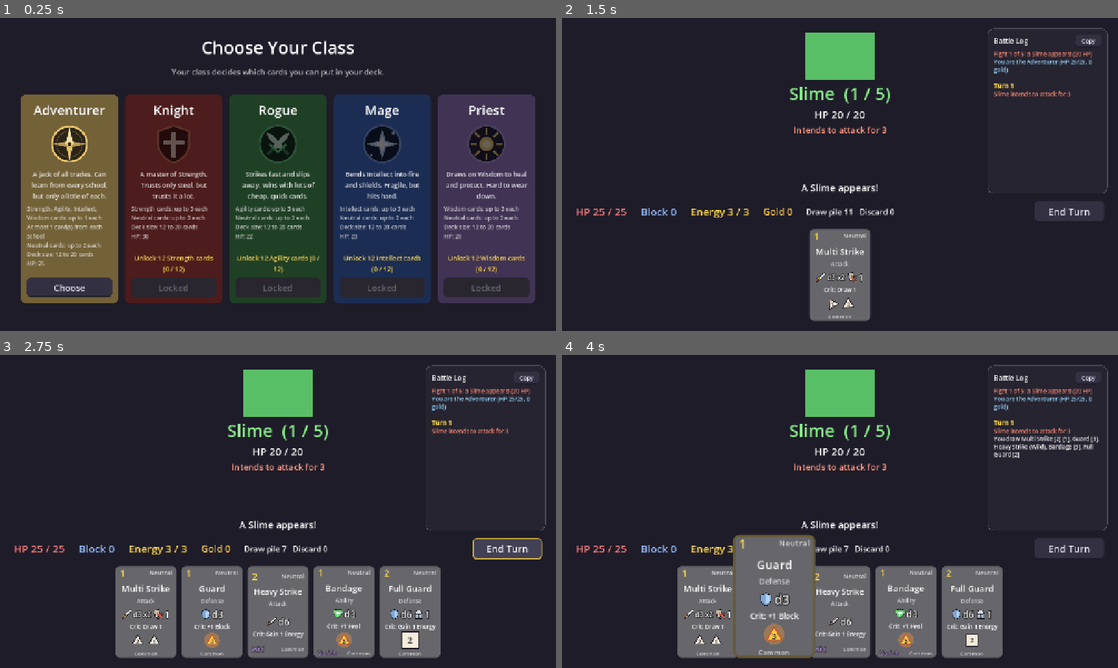
Above: before the commit, frames 1-4 (two rows, left to right).
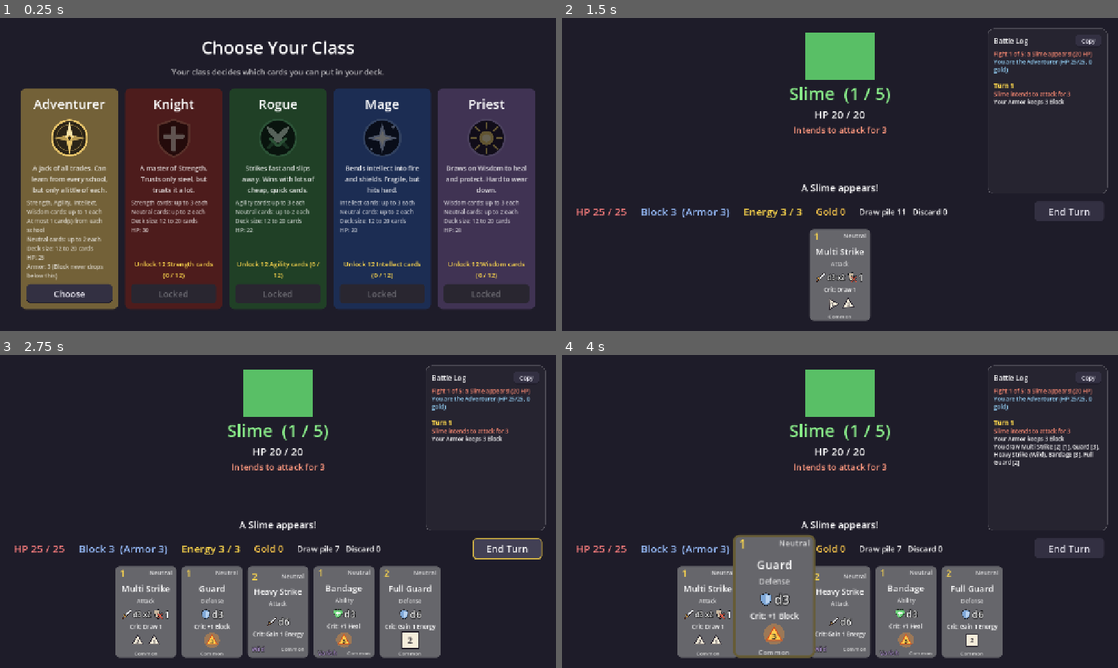
Above: after the commit, the same moments.

Repository: DustyOBrien/card-game
Game: Godot game, scene res://scenes/character_select.tscn
The game is run twice, just before and just after one commit, with the same random seed, the same clock (stepped at 60 frames per second) and the same inputs.
Inputs (mouse positions are in pixels of both pictures, inside the frame that each line leads up to):
- Up to frame 1 (0.25 s): no input
- Up to frame 2 (1.5 s): click "Choose" at 0.5 s; click "Start Battle →" at 1.25 s
- Up to frame 3 (2.75 s): click "End Turn" at 2 s
- Up to frame 4 (4 s): click (706, 611) at 2.75 s; click (773, 611) at 3.52 s

The runs differ from the first frame. In frame 1, 19% of the frame differs, in the area x 3-97%, y 22-94%; in frame 2, 0.8%; in frame 3, 1.0%; in frame 4, 1.3%.

Commit message:
Make Armor a class stat instead of a card effect
Adventurer has 3 Armor. The card Armor column is removed.

Co-Authored-By: Claude Opus 5.5 (1M context) <noreply@anthropic.com>
Claude-Session: https://claude.ai/code/session_01CUVK6GvsHNmAo5aDb8Qykf

Diff:
--- a/cards/full_guard.tres
+++ b/cards/full_guard.tres
@@ -9,9 +9,8 @@
 types = 2
 attack = PackedStringArray()
 block = "d6"
-armor = 1
 critical = "Gain 1 Energy"
 copies = 2
 class_only = PackedStringArray()
-effect = "Gain d6 Block. Gain 1 Armor. Critical: Gain 1 Energy."
+effect = "Gain d6 Block. Critical: Gain 1 Energy."
 color = Color(0.4, 0.4, 0.42, 1)
--- a/classes/adventurer.tres
+++ b/classes/adventurer.tres
@@ -11,6 +11,7 @@
 color = Color(0.45, 0.38, 0.22, 1)
 sort_order = 0
 max_hp = 25
+armor = 3
 starts_unlocked = true
 max_copies = 1
 max_cards_per_school = 1
--- a/data/cards.csv
+++ b/data/cards.csv
@@ -1,8 +1,8 @@
-Card,Copies,Name,Cost,School · Card School · Card School,Typ …(208 unchanged characters)… t Defense Bonus,Energy,Lose HP,Critical,Armor,Wild,Vanish
-Strike,2,Strike,1,Neutral,Attack,,Common,TRUE,Deal d3 Damage,d3,0,0,0,0,0,0,0,FALSE,0,0,0,0,0,+1 Damage,0,FALSE,FALSE
-Guard,2,Guard,1,Neutral,Defense,,Common,TRUE,Gain d3 Block,0,0,0,d3,0,0,0,0,FALSE,0,0,0,0,0,+1 Block,0,FALSE,FALSE
-Multi Strike,1,Multi Strike,1,Neutral,Attack,,Common,TRUE,Deal d3x2 Damage,d3,d3,0,0,0,0,0,1,FALSE,0,0,0,0,0,Draw 1,0,FALSE,FALSE
-Bandage,2,Bandage,1,Neutral,Ability,,Common,TRUE,Heal d3,0,0,0,0,0,d3,0,0,FALSE,0,0,0,0,0,+1 Heal,0,FALSE,TRUE
-Master of None,1,Master of None,0,Neutral,Ability,Adventurer,Common,TRUE,add +1 to your next die roll,0,0,0,0,0,0,0,0,FALSE,1,0,0,0,0,-,0,FALSE,FALSE
-Heavy Strike,2,Heavy Strike,2,Neutral,Attack,,Common,TRUE,,d6,0,0,0,0,0,0,0,FALSE,0,0,0,0,0,Gain 1 Energy,0,TRUE,FALSE
-Full Guard,2,Full Guard,2,Neutral,Defense,,Common,TRUE,,0,0,0,d6,0,0,0,0,FALSE,0,0,0,0,0,Gain 1 Energy,1,FALSE,FALSE
+Card,Copies,Name,Cost,School · Card School · Card School,Typ …(208 unchanged characters)… t Defense Bonus,Energy,Lose HP,Critical,Wild,Vanish
+Strike,2,Strike,1,Neutral,Attack,,Common,TRUE,Deal d3 Damage,d3,0,0,0,0,0,0,0,FALSE,0,0,0,0,0,+1 Damage,FALSE,FALSE
+Guard,2,Guard,1,Neutral,Defense,,Common,TRUE,Gain d3 Block,0,0,0,d3,0,0,0,0,FALSE,0,0,0,0,0,+1 Block,FALSE,FALSE
+Multi Strike,1,Multi Strike,1,Neutral,Attack,,Common,TRUE,Deal d3x2 Damage,d3,d3,0,0,0,0,0,1,FALSE,0,0,0,0,0,Draw 1,FALSE,FALSE
+Bandage,2,Bandage,1,Neutral,Ability,,Common,TRUE,Heal d3,0,0,0,0,0,d3,0,0,FALSE,0,0,0,0,0,+1 Heal,FALSE,TRUE
+Master of None,1,Master of None,0,Neutral,Ability,Adventurer,Common,TRUE,add +1 to your next die roll,0,0,0,0,0,0,0,0,FALSE,1,0,0,0,0,-,FALSE,FALSE
+Heavy Strike,2,Heavy Strike,2,Neutral,Attack,,Common,TRUE,,d6,0,0,0,0,0,0,0,FALSE,0,0,0,0,0,Gain 1 Energy,TRUE,FALSE
+Full Guard,2,Full Guard,2,Neutral,Defense,,Common,TRUE,,0,0,0,d6,0,0,0,0,FALSE,0,0,0,0,0,Gain 1 Energy,FALSE,FALSE
--- a/icons/armor.svg
+++ /dev/null
@@ -1,8 +0,0 @@
-<svg xmlns="http://www.w3.org/2000/svg" width="64" height="64" viewBox="0 0 64 64">
-  <!-- Armor: a knight's helmet. -->
-  <path d="M10 34 C10 16 20 6 32 6 C44 6 54 16 54 34 L54 58 L10 58 Z"
-        fill="#a9b2bd" stroke="#10151c" stroke-width="3" stroke-linejoin="round"/>
-  <path d="M32 6 C24 6 17 12 15 22 L15 34 L49 34 L49 22 C47 12 40 6 32 6 Z" fill="#d3d9e0"/>
-  <rect x="13" y="30" width="38" height="7" rx="2" fill="#10151c"/>
-  <path d="M30 37 L34 37 L34 58 L30 58 Z" fill="#10151c"/>
-</svg>
--- a/scripts/battle.gd
+++ b/scripts/battle.gd
@@ -89,7 +89,8 @@
 	game_over = false
 	game_over_screen.visible = false
 	GameState.ensure_ready()
-	player.max_hp = GameState.character_class.max_hp  # Each class has its own HP.
+	player.max_hp = GameState.character_class.max_hp  # Each class has its own HP...
+	player.armor = GameState.character_class.armor  # ...and Armor.
 	player.reset()
 	if GameState.run_hp > 0:
 		player.hp = GameState.run_hp  # Later fights in a run keep the HP you had left.
@@ -279,9 +280,6 @@
 	if result.block > 0:
 		player.gain_block(result.block)
 		battle_log.add("You gain %d Block (Block %d)" % [result.block, player.block])
-	if card.armor > 0:
-		player.gain_armor(card.armor)
-		battle_log.add("You gain %d Armor (Armor %d, Block %d)" % [card.armor, player.armor, player.block])
 	if card.has_type(CardData.CardType.DEFENSE):
 		next_defense_bonus = 0  # A Defense card uses up the waiting block bonus (Brace).
 	if result.heal > 0:
@@ -391,8 +389,6 @@
 		lines.append("Gain %s Block" % range_text(outcome_range(outcomes, "block")))
 	if outcomes[1].heal > 0:
 		lines.append("Heal %s HP" % range_text(outcome_range(outcomes, "heal")))
-	if card.armor > 0:
-		lines.append("Gain %d Armor" % card.armor)
 	if card.energy > 0:
 		lines.append("Gain %d Energy" % card.energy)
 	if card.lose_hp > 0:
@@ -554,8 +550,8 @@
 		var high := maxi(mini(player.hp + heal.y, player.max_hp) - card.lose_hp, 0)
 		player_hp_label.text = "HP %d → %s / %d" % [player.hp, range_text(Vector2i(low, high)), player.max_hp]
 		player_hp_label.modulate = PREVIEW_COLOR
-	if outcomes[1].block > 0 or card.armor > 0:
-		var block := outcome_range(outcomes, "block") + Vector2i(card.armor, card.armor)  # Armor gives Block now too.
+	if outcomes[1].block > 0:
+		var block := outcome_range(outcomes, "block")
 		player_block_label.text = "Block %d → %s" % [player.block, range_text(Vector2i(player.block + block.x, player.block + block.y))]
 		player_block_label.modulate = PREVIEW_COLOR
 	var energy_after := energy - card.cost + card.energy
--- a/scripts/card.gd
+++ b/scripts/card.gd
@@ -31,7 +31,6 @@
 	"draw": preload("res://icons/draw.svg"),
 	"discard": preload("res://icons/discard.svg"),
 	"heal": preload("res://icons/heal.svg"),
-	"armor": preload("res://icons/armor.svg"),
 }
 
 var card_data: CardData
@@ -111,8 +110,6 @@
 		add_icon("discard", str(data.discard))
 	if not data.heal.is_empty():
 		add_icon("heal", data.heal)
-	if data.armor > 0:
-		add_icon("armor", str(data.armor))
 	# Anything without a symbol (Rage, Energy...) still gets a few words,
 	# and so does what a Critical does.
 	var lines := data.get_extra_text()
--- a/scripts/card_data.gd
+++ b/scripts/card_data.gd
@@ -71,7 +71,6 @@
 @export var energy: int = 0  # Energy the player gains when played.
 @export var lose_hp: int = 0  # HP the player loses when played (Block doesn't stop it).
 @export var next_roll_bonus: int = 0  # Added to every die of the next card you play that rolls dice.
-@export var armor: int = 0  # Armor gained when played (lasts the fight). See combatant.gd.
 # Keywords:
 #   Wild:   the dice roll when you PLAY the card, not when you draw it. A gamble!
 #   Vanish: once played, the card is gone for the rest of the run.
@@ -204,8 +203,6 @@
 		parts.append("Gain %s Block" % get_block_text())
 	if not heal.is_empty():
 		parts.append("Heal %s HP" % heal)
-	if armor > 0:
-		parts.append("Gain %d Armor" % armor)
 	if draw > 0:
 		parts.append("Draw %d" % draw)
 	if discard > 0:
--- a/scripts/card_importer.gd
+++ b/scripts/card_importer.gd
@@ -64,7 +64,6 @@
 		card.next_defense_bonus = _to_int(_cell(row, columns, "next defense bonus"))
 		card.energy = _to_int(_cell(row, columns, "energy"))
 		card.lose_hp = _to_int(_cell(row, columns, "lose hp"))
-		card.armor = _to_int(_cell(row, columns, "armor"))
 		# Wild can be a TRUE/FALSE "Wild" column, or a "Roll" column saying Play (Draw = normal).
 		card.wild = _parse_yes_no(_cell(row, columns, "wild"), false) \
 				or _cell(row, columns, "roll").to_lower() == "play"
--- a/scripts/character_class.gd
+++ b/scripts/character_class.gd
@@ -19,6 +19,9 @@
 @export var color: Color = Color(0.4, 0.4, 0.42)  # Panel colour on the select screen.
 @export var sort_order: int = 0  # Lower numbers are shown further left.
 @export var max_hp: int = 50  # The player's HP in battle.
+# Armor: Block that carries over. At the start of every turn your Block resets
+# to this number instead of 0 (see combatant.gd).
+@export var armor: int = 0
 
 @export_group("Unlocking")
 @export var starts_unlocked: bool = false  # true = playable from the start (the Adventurer).
@@ -126,4 +129,6 @@
 		lines.append("Neutral cards: up to %d each" % max_copies_neutral)
 	lines.append("Deck size: %d to %d cards" % [min_deck_size, max_deck_size])
 	lines.append("HP: %d" % max_hp)
+	if armor > 0:
+		lines.append("Armor: %d (Block never drops below this)" % armor)
 	return "\n".join(lines)
--- a/scripts/combatant.gd
+++ b/scripts/combatant.gd
@@ -21,7 +21,7 @@
 var hp: int = 0
 var block: int = 0
 # Armor is Block that doesn't go away: at the start of each turn your Block
-# resets to your Armor instead of to 0. It lasts until the end of the fight.
+# resets to your Armor instead of to 0. The player's comes from their class.
 var armor: int = 0
 
 
@@ -34,7 +34,6 @@
 func reset() -> void:
 	hp = max_hp
 	block = 0
-	armor = 0
 	stats_changed.emit()
 
 
@@ -67,14 +66,6 @@
 	stats_changed.emit()
 
 
-# Gaining Armor also gives that much Block right away, so the card does
-# something this turn too.
-func gain_armor(amount: int) -> void:
-	armor += amount
-	block += amount
-	stats_changed.emit()
-
-
 # In Slay the Spire, Block goes away at the start of your next turn.
 # Here it drops back to your Armor (0 if you have none).
 func clear_block() -> void:
--- a/scripts/deck_builder.gd
+++ b/scripts/deck_builder.gd
@@ -66,6 +66,8 @@
 	title_label.text = rules.display_name
 	subtitle_label.text = "Build your deck  ·  %d HP  ·  %d to %d cards" % [
 		rules.max_hp, rules.min_deck_size, rules.max_deck_size]
+	if rules.armor > 0:
+		subtitle_label.text = subtitle_label.text.replace(" HP ", " HP  ·  %d Armor " % rules.armor)
 	deck_size_bar.max_value = rules.max_deck_size
 
 	card_pool = GameState.load_card_pool()  # Only the cards this class can use.
Not shown, removed: icons/armor.svg.import
Not shown, changed: README.md
